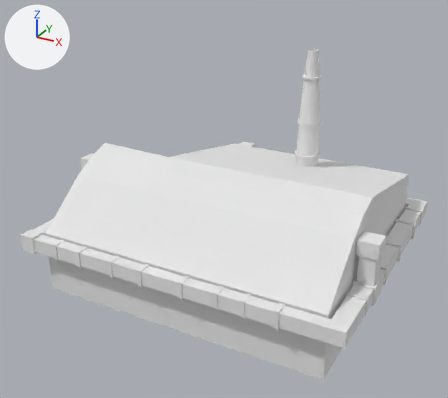
Two versions of the Blender file Assets/Resources/Models/factory-mini.blend, one commit apart.
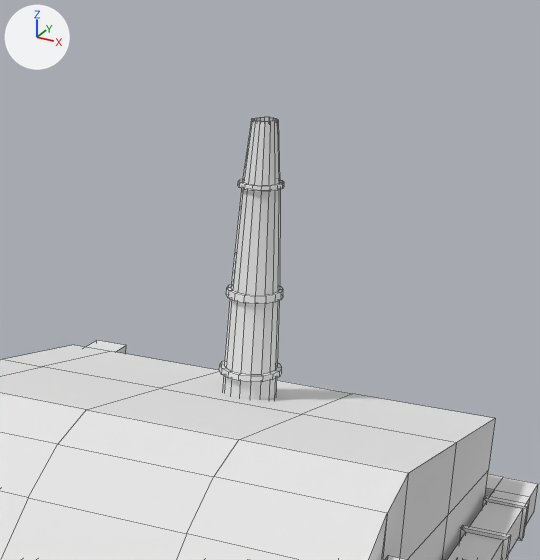
There are two pictures of each version: one whole from a 50 mm lens placed at (4.68, -5.05, 5.91), pointed at (1.07, 1.5, 2.63), one close up on the part from 45% to 96% of the width and 0% to 59% of the height. Arrows for +X, +Y and +Z are at upper left; the lights stay in place. The close-ups show mesh edges as thin lines.
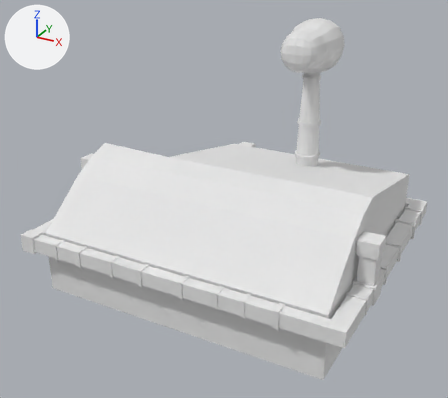
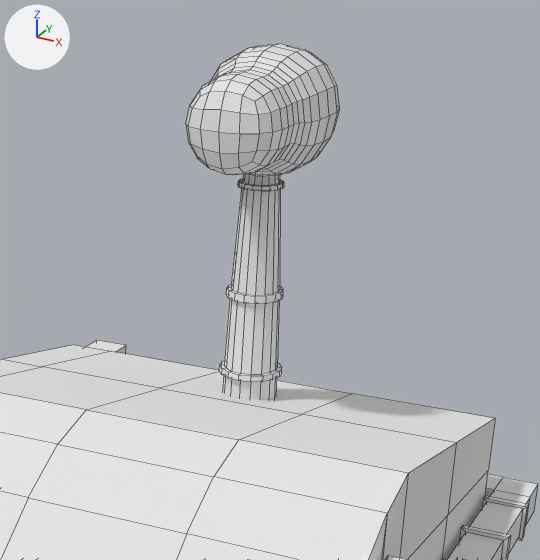
Where the newer file only moved an object's origin or applied its transform, the numbers keep the older frame.

What changed in the scene script:
```text
Add me_cube_001:
    me_cube_001.from_pydata(...)  # 226 vertices, 224 faces; spans x -0.272..0.272, y -0.657..0.26, z -0.272..0.272
Add ob_cube_001:
    ob_cube_001 = bpy.data.objects.new('Cube.001', me_cube_001)
    ob_cube_001.location = (1.777, 2.797, 4.49)
    ob_cube_001.scale = (1.26, 1.26, 1.26)
```

Changed parts and their boxes (x1, y1, x2, y2) in the close-ups (540 x 560 px):
'Cube.001', added: after (186, 44, 340, 176)
